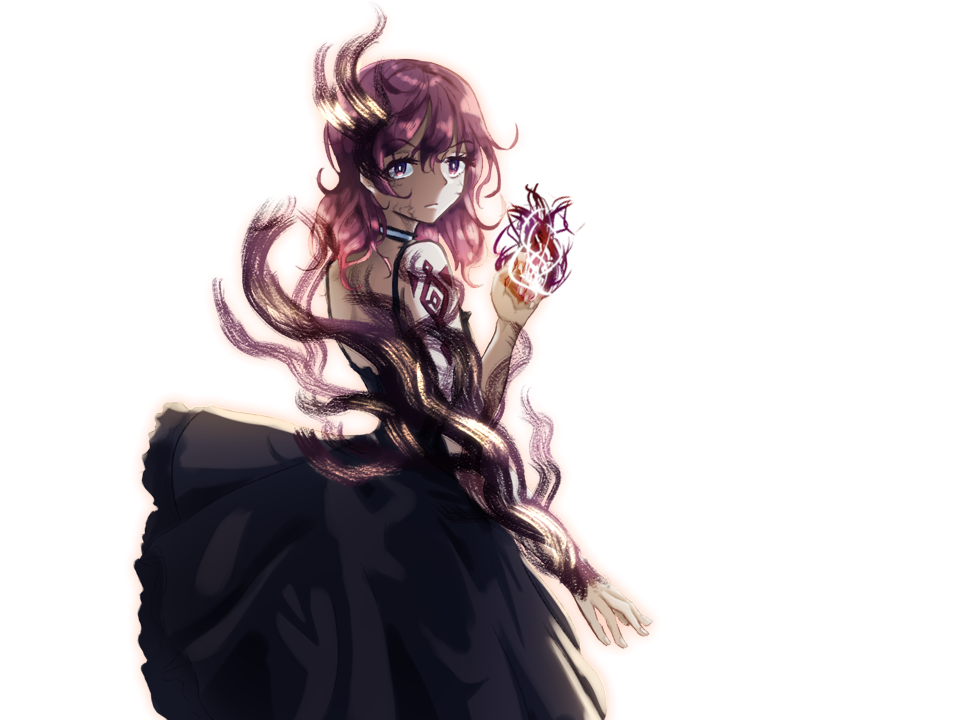
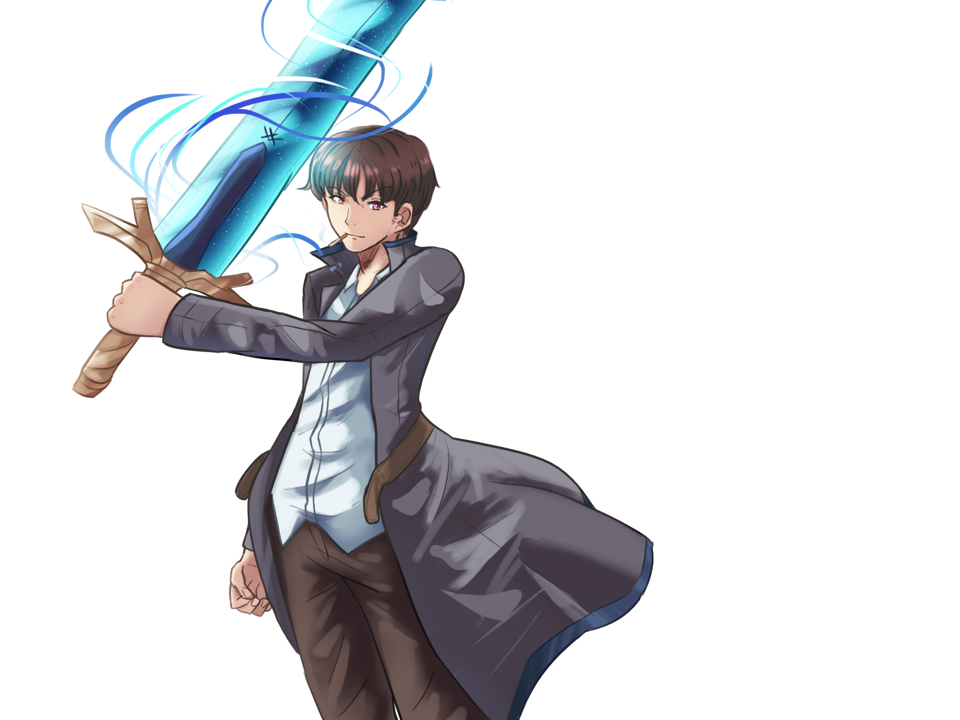
Revision of a layered 960px x 720px image; what changed, layer by layer:
hid "Darkness.png" (2nd of 2) over [448, 128, 586, 320]
showed "futurejawhn.png", moved it above "princessdark.png", painted on it over [71, 0, 660, 720]
hid "princessdark.png", painted on it over [128, 0, 660, 720]
